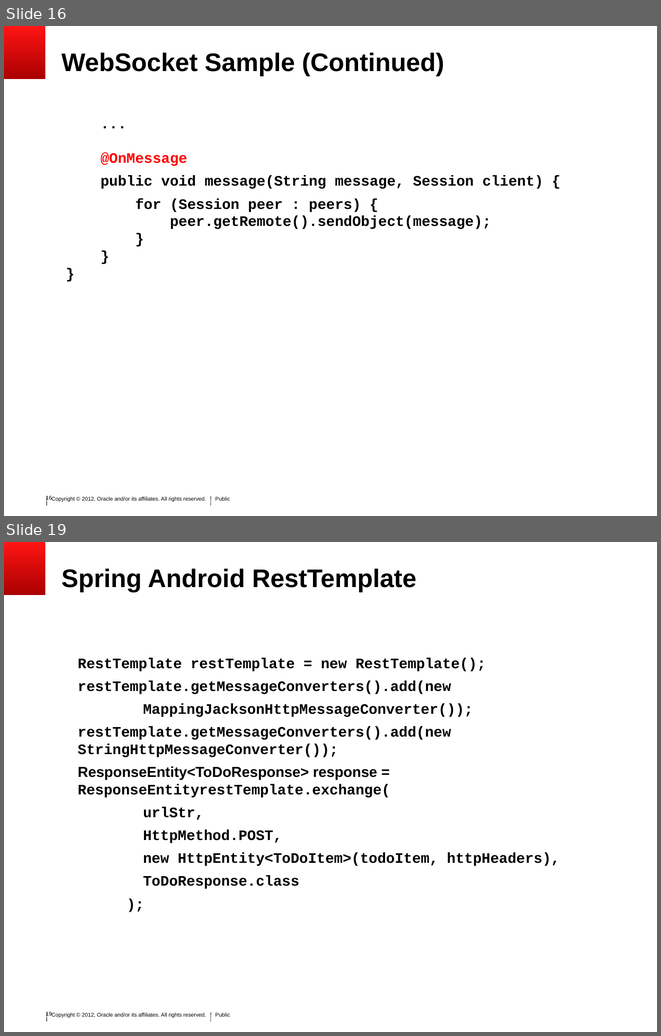
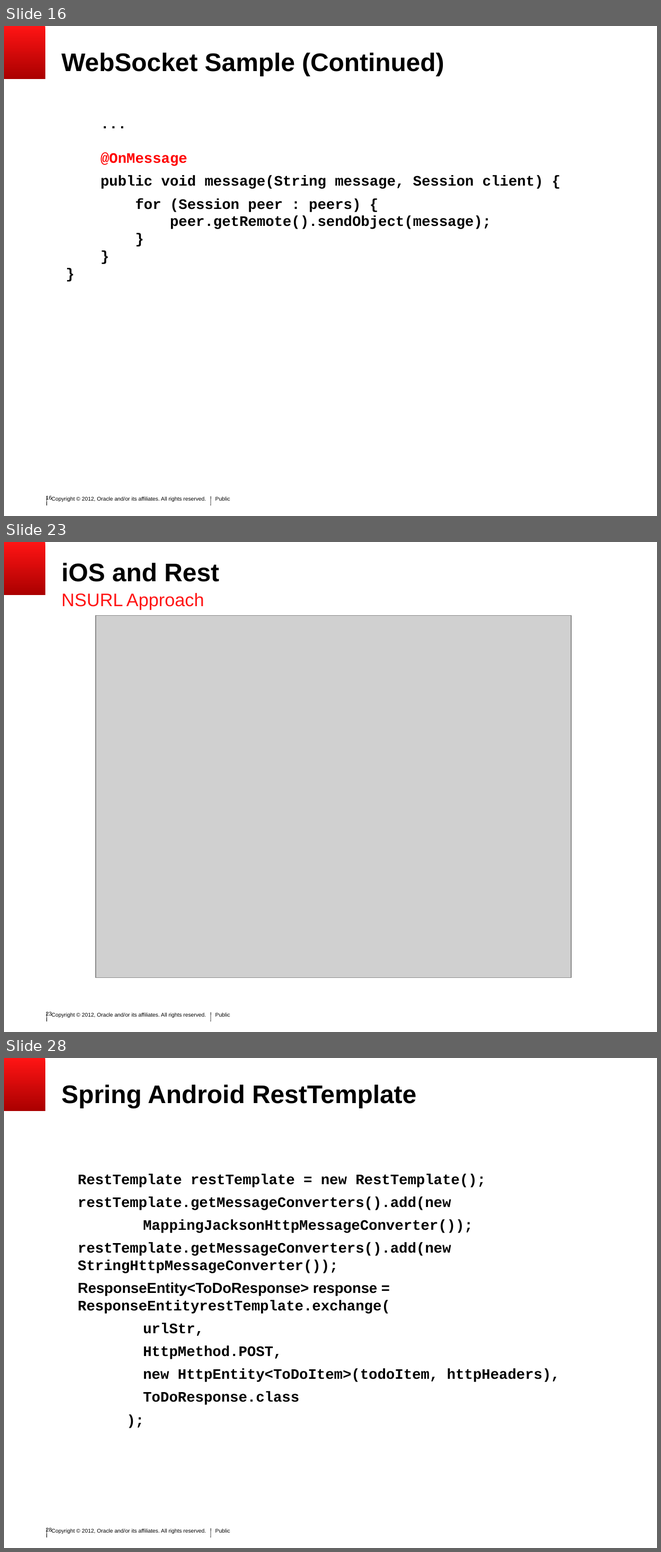
Before and after one commit to SoryBalde/javaee-mobile, a slide deck: javaee_mobile.ppt. Shown one above the other, each under a label of ours: slides 16 and 19 before the commit, slides 16, 23 and 28 after it; the slides between them are not shown. The pictures are 661x1036 and 661x1552 pixels, drawn with LibreOffice and Linux fonts; fonts in the diff are those of the drawing; grey boxes stand for pictures; background and template pictures are left out. Boxes give left, top, right and bottom in pixels: in the first picture for what was removed or moved away, otherwise in the second. Text is boxed around its words. In the diff, an @@ line names an element or a change of style, - is before the commit and + after.

```diff
--- a/javaee_mobile.ppt
+++ b/javaee_mobile.ppt
@@ slide 23 added at bbox=[4, 542, 657, 1032], background #FFFFFF; not listed: 6 template elements that a slide beside it also shows @@
@@ title added at bbox=[61, 563, 219, 582], 28 pt, text #000000, bold @@
+iOS and Rest
@@ text added at bbox=[61, 593, 204, 609], 20 pt, text #FF1414 @@
+NSURL Approach
@@ picture added at bbox=[95, 616, 571, 978] @@
@@ what was slide 19 is now slide 28 @@
@@ page number at bbox=[46, 1528, 52, 1532]: text changed @@
-19
+28
```
Also in this commit, not shown: 11 other slides added, 2 slides removed.
